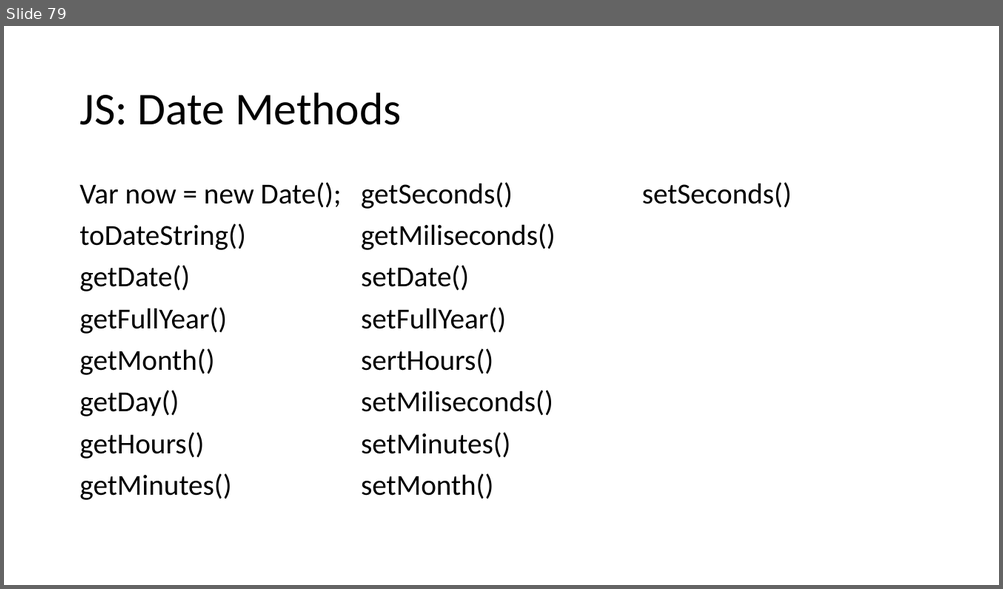
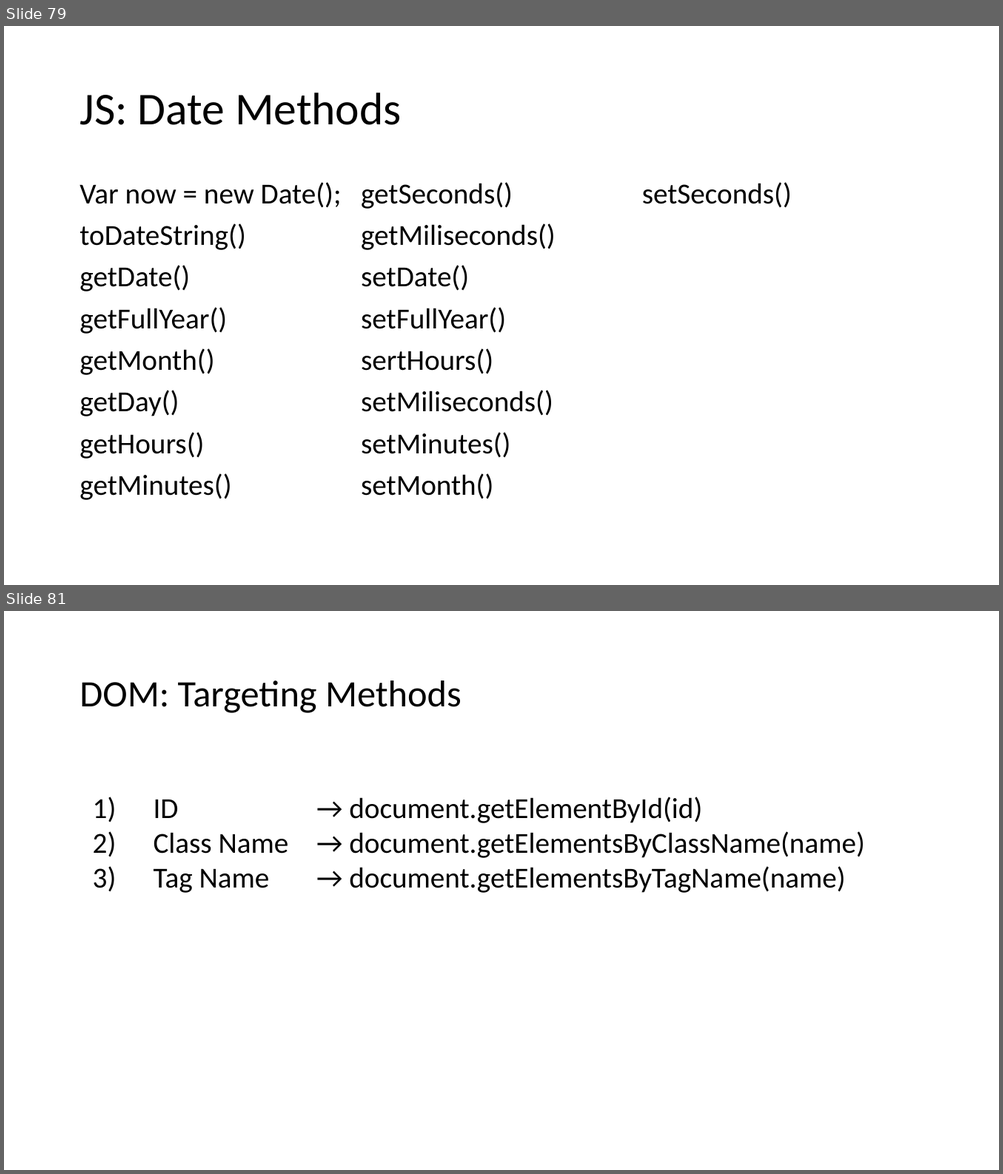
Before and after one commit to PiyushChaturvedii/Batch04, a slide deck: JavaScript.pptx. Shown one above the other, each under a label of ours: slide 79 before the commit, slides 79 and 81 after it; the slides between them are not shown. The pictures are 1003x589 and 1003x1174 pixels, drawn with LibreOffice and Linux fonts; fonts in the diff are those of the drawing. Boxes give left, top, right and bottom in pixels: in the first picture for what was removed or moved away, otherwise in the second. Text is boxed around its words. In the diff, an @@ line names an element or a change of style, - is before the commit and + after.

```diff
--- a/JavaScript.pptx
+++ b/JavaScript.pptx
@@ slide 81 added at <box>4,611,999,1170</box>, background #FFFFFF @@
@@ title added at <box>79,681,461,713</box>, 36 pt, text #000000 @@
+DOM: Targeting Methods
@@ text added at <box>153,797,865,893</box>, 28 pt, text #000000 @@
+1) ID → document.getElementById(id)
+2) Class Name → document.getElementsByClassName(name)
+3) Tag Name → document.getElementsByTagName(name)
```
Also in this commit, not shown: 1 slide changed, 4 other slides added, 2 other files.
